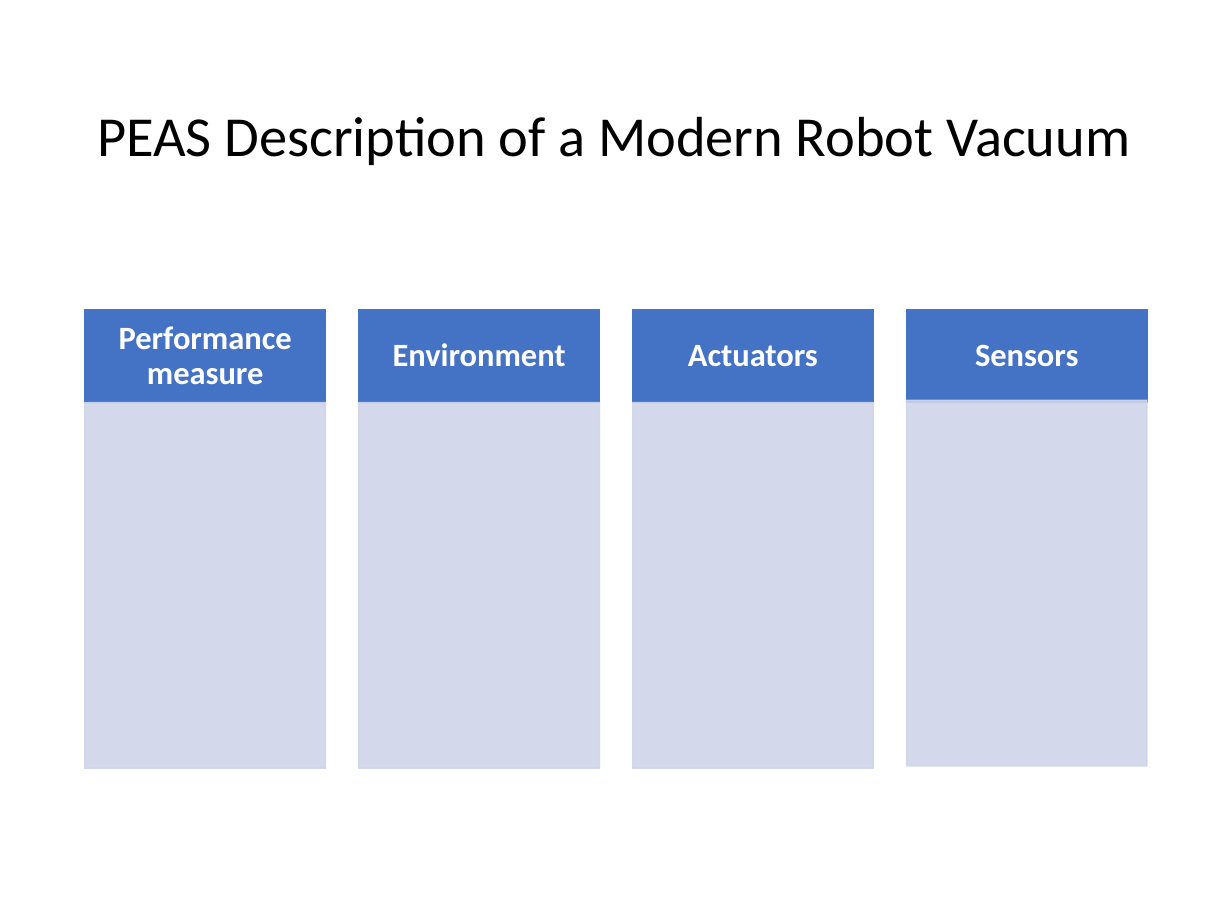
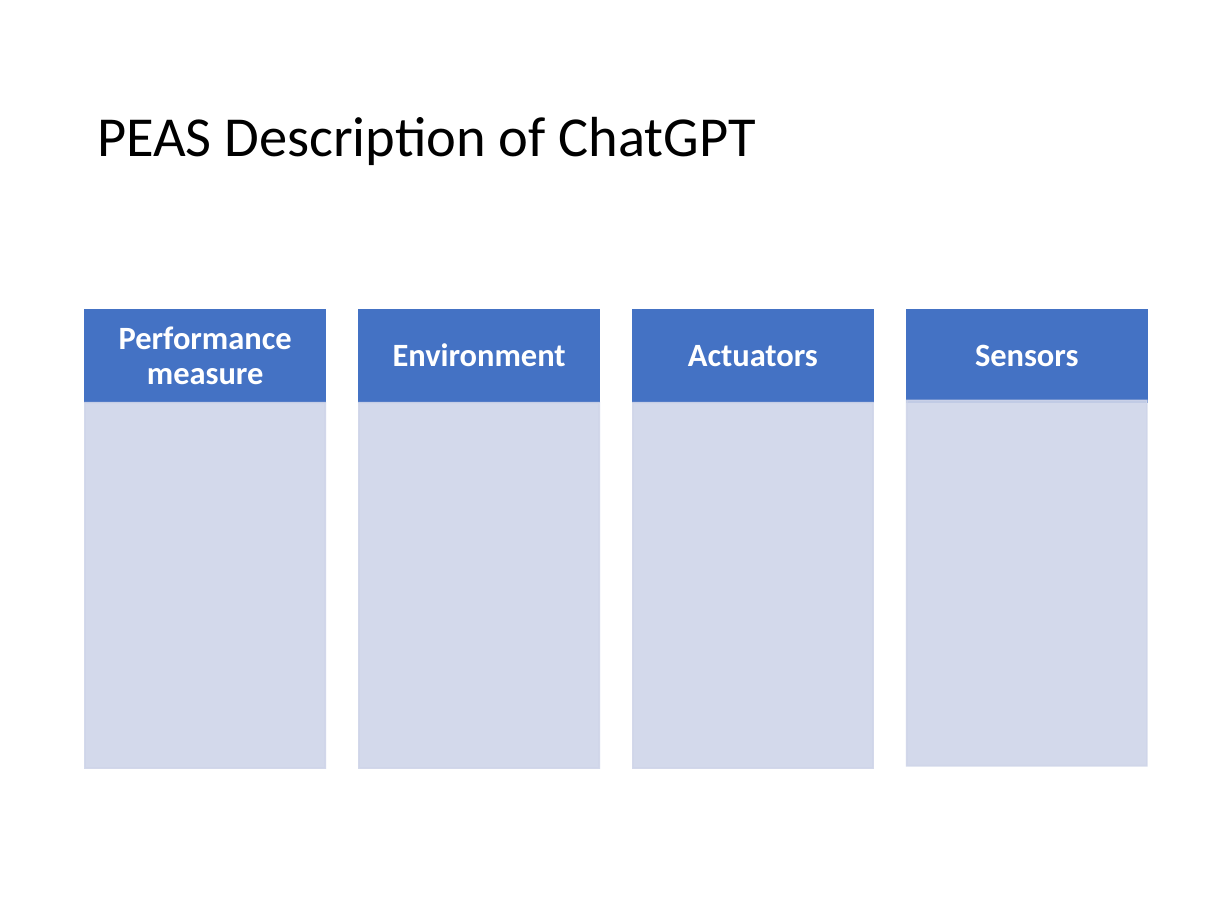
Before and after one commit to mhahsler/CS7320-AI, a slide deck: slide 35 of slides/02_agents.pptx. Drawn at 1232x924 pixels with LibreOffice and Linux fonts; fonts in the diff are those of the drawing. Boxes give left, top, right and bottom in pixels: in the first picture for what was removed or moved away, otherwise in the second. Text is boxed around its words. In the diff, an @@ line names an element or a change of style, - is before the commit and + after.

```diff
--- a/slides/02_agents.pptx
+++ b/slides/02_agents.pptx
@@ title at (97, 116, 755, 165): text changed @@
-PEAS Description of a Modern Robot Vacuum
+PEAS Description of ChatGPT
```
Also in this commit, not shown: 6 other slides changed, 1 other file.
